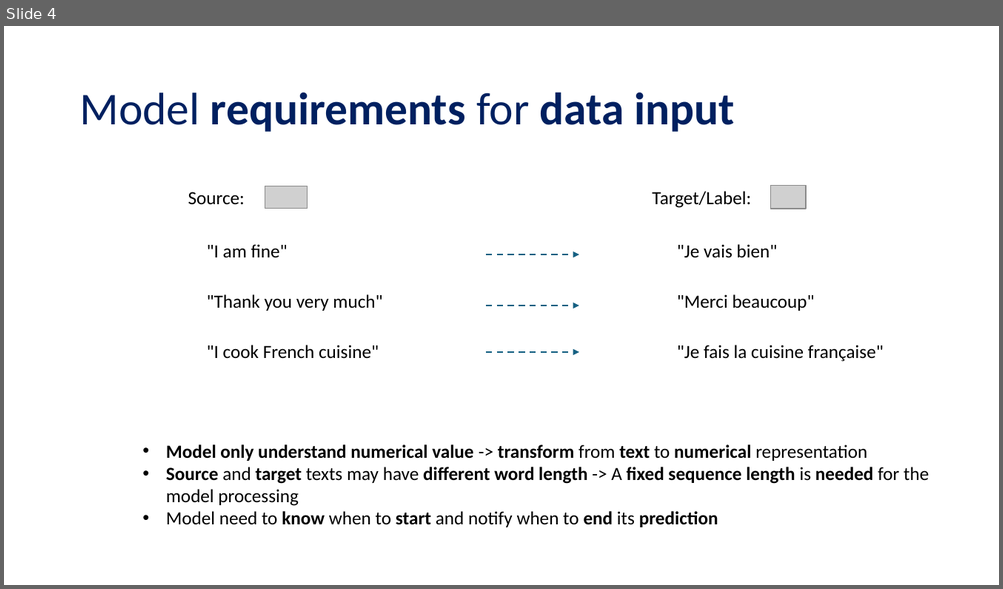
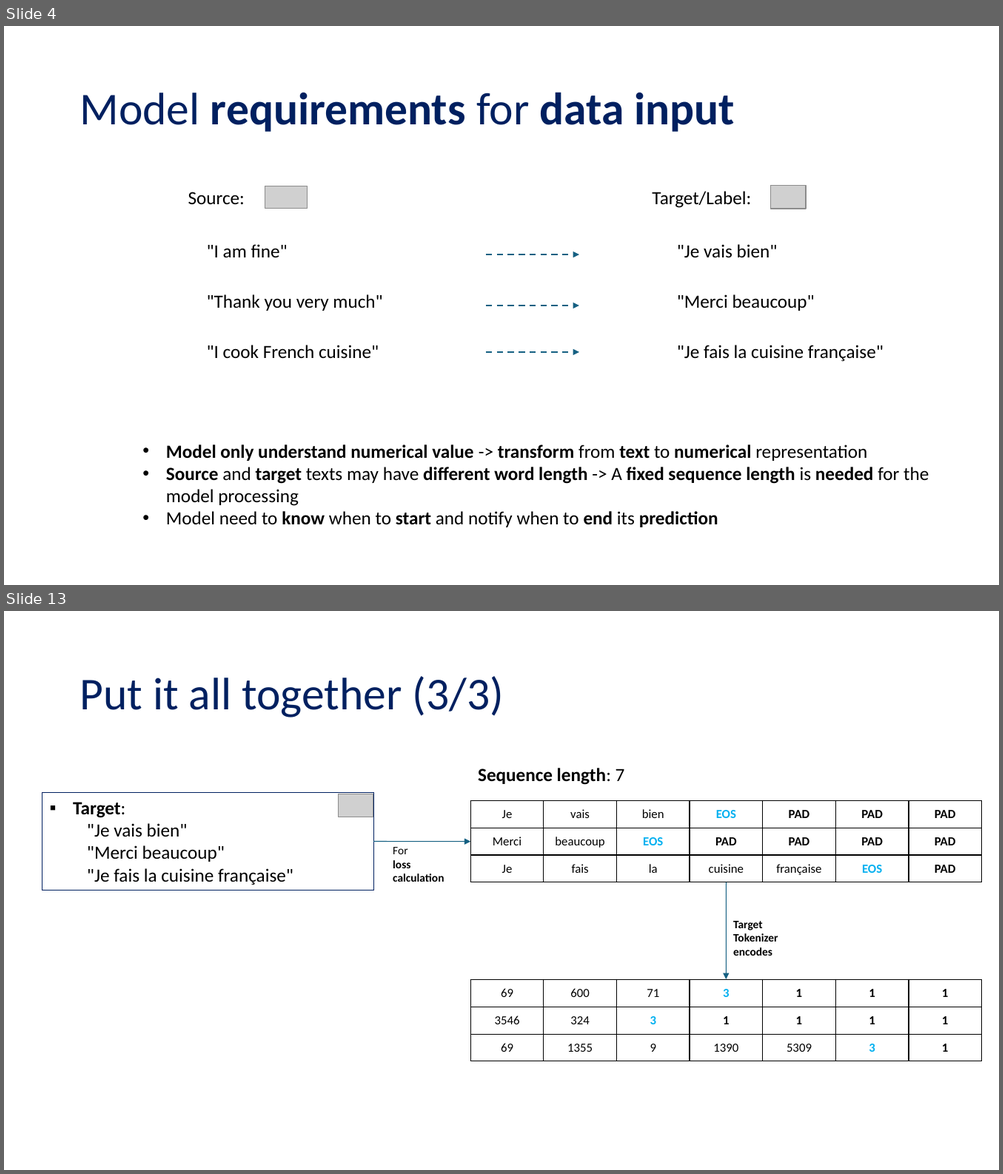
Before and after one commit to tanquangduong/transformer-pt, a slide deck: presentation/Introduction to Transformer.pptx. Shown one above the other, each under a label of ours: slide 4 before the commit, slides 4 and 13 after it; the slides between them are not shown. The pictures are 1003x589 and 1003x1174 pixels, drawn with LibreOffice and Linux fonts; fonts in the diff are those of the drawing; grey boxes stand for pictures. Boxes give left, top, right and bottom in pixels: in the first picture for what was removed or moved away, otherwise in the second. Text is boxed around its words. In the diff, an @@ line names an element or a change of style, - is before the commit and + after.

```diff
--- a/presentation/Introduction to Transformer.pptx
+++ b/presentation/Introduction to Transformer.pptx
@@ slide 13 added at (x1=4, y1=611, x2=999, y2=1170), background #FFFFFF @@
@@ title added at (x1=79, y1=676, x2=504, y2=718), 44 pt, text #002060 @@
+Put it all together (3/3)
@@ text added at (x1=478, y1=768, x2=625, y2=785), 18 pt, text #000000, bold @@
+Sequence length: 7
@@ rectangle added at (x1=42, y1=792, x2=373, y2=890), outline #002060 0.75 pt, 18 pt, text #000000 @@
+▪ Target:
+  "Je vais bien"
+  "Merci beaucoup"
+  "Je fais la cuisine française"
@@ picture added at (x1=338, y1=794, x2=373, y2=817) @@
@@ table added at (x1=470, y1=800, x2=982, y2=882), 3 rows, 7 columns @@
+Je | vais | bien | EOS | PAD | PAD | PAD
+Merci | beaucoup | EOS | PAD | PAD | PAD | PAD
+Je | fais | la | cuisine | française | EOS | PAD
@@ arrow added from (373, 842) to (470, 842), #156082 0.75 pt @@
@@ text added at (x1=392, y1=847, x2=444, y2=882), 11 pt, text #000000, bold @@
+For
+loss calculation
@@ arrow added from (726, 883) to (726, 980), #156082 0.75 pt @@
@@ text added at (x1=733, y1=921, x2=778, y2=956), 11 pt, text #000000, bold @@
+Target Tokenizer
+encodes
@@ table added at (x1=470, y1=980, x2=982, y2=1062), 3 rows, 7 columns @@
+69 | 600 | 71 | 3 | 1 | 1 | 1
+3546 | 324 | 3 | 1 | 1 | 1 | 1
+69 | 1355 | 9 | 1390 | 5309 | 3 | 1
```
Also in this commit, not shown: 4 slides changed, 15 other slides added, 3 slides removed, 1 other file.
